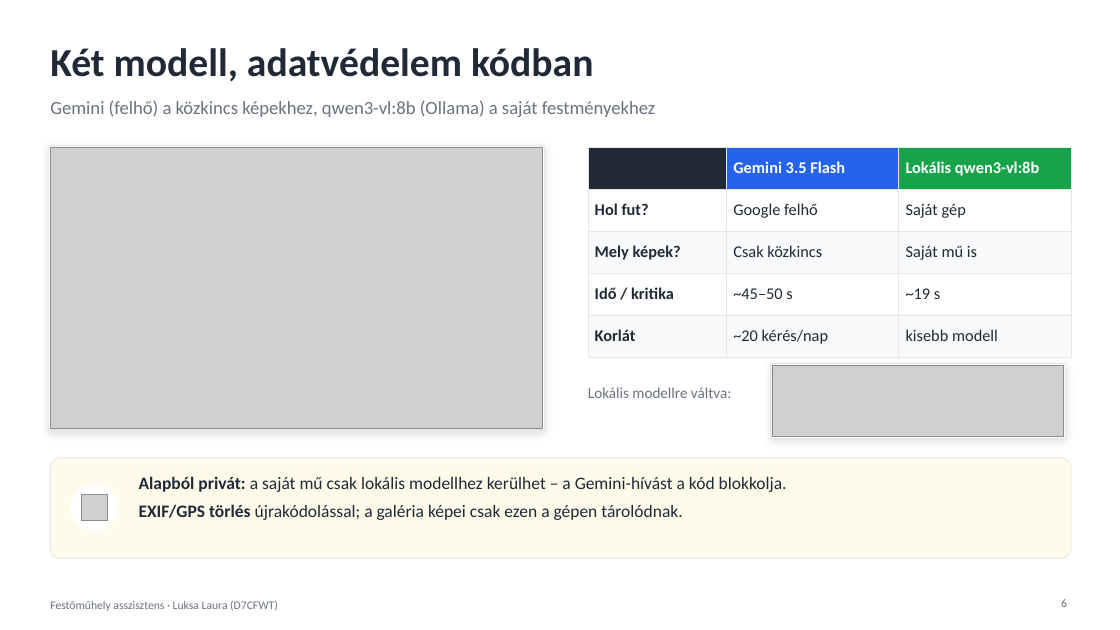
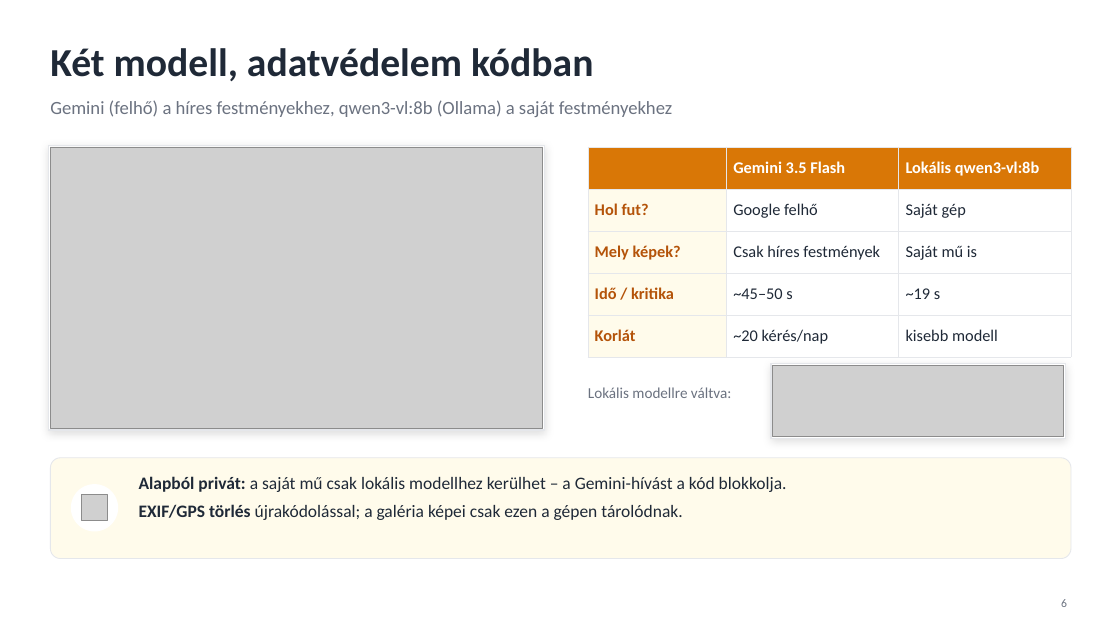
Before and after one commit to Torpe17/painting-studio-assistant, a slide deck: slide 6 of docs/Festomuhely_asszisztens_prezentacio.pptx. Drawn at 1120x630 pixels with LibreOffice and Linux fonts; fonts in the diff are those of the drawing; grey boxes stand for pictures. Boxes give left, top, right and bottom in pixels: in the first picture for what was removed or moved away, otherwise in the second. Text is boxed around its words. In the diff, an @@ line names an element or a change of style, - is before the commit and + after.

Commit message:
Presentation: wording fixes, no footer, amber comparison table
- "MI-asszisztens" instead of "MI-festőtanár"; no flattery line
- "tónusérték" instead of "valőr"; "híres / szabadon felhasználható
  festmények" instead of "közkincs"; "prompt injection" on the security slide
- footer removed (slide numbers kept); table restyled in the deck's amber

```diff
--- a/docs/Festomuhely_asszisztens_prezentacio.pptx
+++ b/docs/Festomuhely_asszisztens_prezentacio.pptx
@@ text at (50,100,672,117): text changed @@
-Gemini (felhő) a közkincs képekhez, qwen3-vl:8b (Ollama) a saját festményekhez
+Gemini (felhő) a híres festményekhez, qwen3-vl:8b (Ollama) a saját festményekhez
@@ table at (588,147,1071,348) @@
-row 3, column 2: Csak közkincs
+row 3, column 2: Csak híres festmények
@@ fill #1F2937 to #D97706 in row 1, column 1 @@
@@ fill #2563EB to #D97706 in row 1, column 2 @@
@@ fill #16A34A to #D97706 in row 1, column 3 @@
@@ fill #FFFFFF to #FFFBEB in 2 cells @@
@@ fill #F9FAFB to #FFFBEB in 2 cells @@
@@ fill #F9FAFB to #FFFFFF in 4 cells @@
@@ text colour #1F2937 to #B45309 in "Hol fut?", "Mely képek?", "Idő / kritika", "Korlát" @@
@@ text removed at (50,600,278,611) @@
-Festőműhely asszisztens · Luksa Laura (D7CFWT)
```
Also in this commit, not shown: 7 other slides changed.
